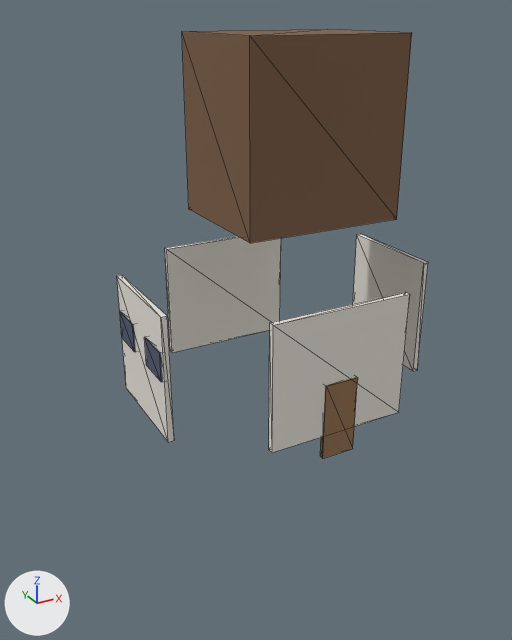
Renders of the glTF model modeles/generes/maison_001_v1.glb from each side of a commit.
Both versions are drawn from a 50 mm lens placed at (-3.57, -6.04, 4.44), pointed at (-0.62, -0.68, 1.76). Every picture has the same lights, and +X, +Y and +Z are marked at lower left. The first picture is the older version. Mesh edges are drawn as thin lines. Vertices at exactly the same position are counted once.

Before the edit, the objects in view are built like this:
```python
mat_fenetre = principled_material('fenetre')
mat_fenetre.base_color = (0.08, 0.1, 0.16)  # dark blue #50596f
mat_fenetre.roughness = 0.6
me_cube_005 = bpy.data.meshes.new('Cube.005')
me_cube_005.from_pydata(...)  # a box spanning x -0.8..0.8, y -0.9..0.4, z -0.82..0.82, material slot 0; a box spanning x -0.75..0.75, y -1.23..-1.17, z -2.78..-1.48, material slot 1; a box spanning x -0.75..0.75, y 1.17..1.23, z -2.78..-1.48, material slot 1; a box spanning x -1.53..-1.47, y -0.6..0.6, z -2.78..-1.48, material slot 1; a box spanning x 1.47..1.53, y -0.6..0.6, z -2.78..-1.48, material slot 1; a box spanning x -0.18..0.18, y -1.25..-1.2, z -3.02..-2.22, material slot 2; a box spanning x -1.54..-1.5, y -0.56..-0.17, z -2.14..-1.85, material slot 3; a box spanning x -1.54..-1.5, y 0.17..0.56, z -2.14..-1.85, material slot 3
me_cube_005.materials.append(mat_dark_wood)  # brown #7c5d45
me_cube_005.materials.append(mat_plaster)  # white #eae6dd
me_cube_005.materials.append(mat_porte)  # brown #957350
me_cube_005.materials.append(mat_fenetre)  # dark blue #50596f
ob_maison = bpy.data.objects.new('maison', me_cube_005)
ob_maison.location = (0.0, 0.0, 3.42)
```
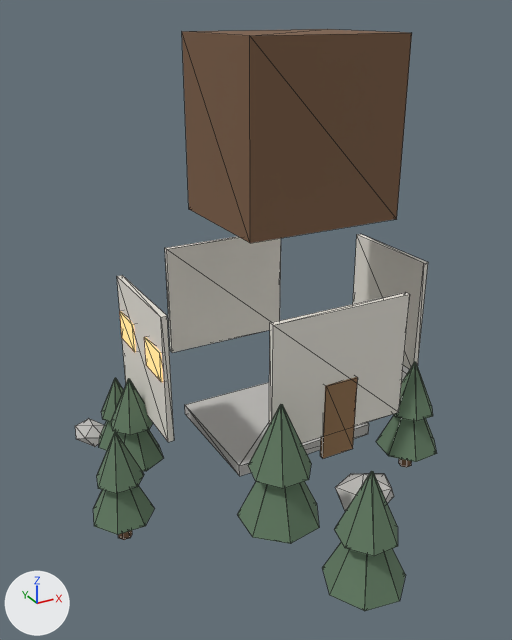
What differs and where, as boxes (x1, y1, x2, y2) in the pictures (512 x 640 px):
'maison', surface changed, reshaped (16% wider, 36% taller): before (117, 29, 428, 458); after (75, 29, 437, 611)
part 1 of me_cube_005, added: after (118, 530, 132, 540)
part 2 of me_cube_005, added: after (399, 459, 412, 467)
part 3 of me_cube_005, added: after (185, 382, 369, 476)
part 4 of me_cube_005, added: after (117, 430, 164, 471)
part 5 of me_cube_005, added: after (111, 379, 153, 435)
part 6 of me_cube_005, added: after (93, 485, 155, 535)
part 7 of me_cube_005, added: after (97, 432, 144, 494)
part 8 of me_cube_005, added: after (376, 415, 437, 462)
part 9 of me_cube_005, added: after (393, 362, 433, 421)
part 10 of me_cube_005, added: after (322, 542, 406, 611)
part 11 of me_cube_005, added: after (334, 471, 398, 556)
part 12 of me_cube_005, added: after (237, 481, 319, 544)
part 13 of me_cube_005, added: after (248, 404, 311, 489)
part 14 of me_cube_005, added: after (99, 421, 118, 451)
part 15 of me_cube_005, added: after (102, 378, 123, 422)
part 16 of me_cube_005, added: after (335, 474, 394, 511)
part 17 of me_cube_005, added: after (75, 419, 104, 447)
part 18 of me_cube_005, added (mostly hidden): after (402, 365, 409, 381)

Edits to the bpy script that builds the scene:
```text
Change mat_fenetre:
    add mat_fenetre.emission_strength = 1.36
Change me_cube_005:
    remove me_cube_005.from_pydata(...)  # 64 vertices, 96 faces; spans x -1.54..1.53, y -1.25..1.23, z -3.02..0.82
    add me_cube_005.from_pydata(...)  # 360 vertices, 600 faces; spans x -2.37..2.17, y -2.87..1.23, z -3.56..0.82
    me_cube_005 part 1: a new loose piece, a 7-sided cylinder along z spanning x -2.15..-2.01, y -0.83..-0.7, z -3.54..-2.99, in mat_dark_wood (brown #7c5d45)
    me_cube_005 part 2: a new loose piece, a 7-sided cylinder along z spanning x 0.9..1.03, y -1.23..-1.1, z -3.52..-2.97, in mat_dark_wood (brown #7c5d45)
    me_cube_005 part 3: a new loose piece, a box spanning x -0.82..0.82, y -0.69..0.69, z -3.36..-3.23, in mat_stone (light grey #c4c2bf)
    me_cube_005 part 4: a new loose piece, a 7-sided cut cone along z (radius 0.31 at the low end, 0.01 at the high end) spanning x -1.96..-1.37, y -0.26..0.32, z -3.28..-2.64, in mat_feuillage (greyish green #657e65)
    me_cube_005 part 5: a new loose piece, a 7-sided cut cone along z (radius 0.23 at the low end, 0.01 at the high end) spanning x -1.89..-1.44, y -0.16..0.27, z -2.87..-2.36, in mat_feuillage (greyish green #657e65)
    me_cube_005 part 6: a new loose piece, a 7-sided cut cone along z (radius 0.3 at the low end, 0.01 at the high end) spanning x -2.37..-1.79, y -1.04..-0.47, z -3.28..-2.67, in mat_feuillage (greyish green #657e65)
    me_cube_005 part 7: a new loose piece, a 7-sided cut cone along z (radius 0.22 at the low end, 0.01 at the high end) spanning x -2.3..-1.86, y -0.97..-0.55, z -2.89..-2.4, in mat_feuillage (greyish green #657e65)
    me_cube_005 part 8: a new loose piece, a 7-sided cut cone along z (radius 0.33 at the low end, 0.01 at the high end) spanning x 0.65..1.29, y -1.47..-0.84, z -3.26..-2.58, in mat_feuillage (greyish green #657e65)
    me_cube_005 part 9: a new loose piece, a 7-sided cut cone along z (radius 0.25 at the low end, 0.01 at the high end) spanning x 0.72..1.21, y -1.39..-0.92, z -2.83..-2.28, in mat_feuillage (greyish green #657e65)
    me_cube_005 part 10: a new loose piece, a 7-sided cut cone along z (radius 0.35 at the low end, 0.01 at the high end) spanning x -0.98..-0.31, y -2.87..-2.19, z -3.25..-2.52, in mat_feuillage (greyish green #657e65)
    me_cube_005 part 11: a new loose piece, a 7-sided cut cone along z (radius 0.26 at the low end, 0.01 at the high end) spanning x -0.89..-0.37, y -2.77..-2.27, z -2.79..-2.21, in mat_feuillage (greyish green #657e65)
    me_cube_005 part 12: a new loose piece, a 7-sided cut cone along z (radius 0.39 at the low end, 0.01 at the high end) spanning x -1.21..-0.46, y -1.92..-1.16, z -3.24..-2.42, in mat_feuillage (greyish green #657e65)
    me_cube_005 part 13: a new loose piece, a 7-sided cut cone along z (radius 0.29 at the low end, 0.01 at the high end) spanning x -1.13..-0.56, y -1.81..-1.25, z -2.72..-2.07, in mat_feuillage (greyish green #657e65)
    me_cube_005 part 14: a new loose piece of 14 vertices spanning x -1.94..-1.44, y 0.19..0.69, z -3.3..-2.76, in mat_feuillage (greyish green #657e65)
    me_cube_005 part 15: a new loose piece of 14 vertices spanning x -1.87..-1.5, y 0.26..0.63, z -2.96..-2.53, in mat_feuillage (greyish green #657e65)
    me_cube_005 part 16: 12 vertices added at x -0.17..0.44, y -1.84..-1.24, z -3.52..-3.16
    me_cube_005 part 17: 12 vertices added at x -2.08..-1.71, y 0.65..1.05, z -3.47..-3.27
    me_cube_005 part 18: 12 vertices added at x 1.47..2.17, y -0.01..0.6, z -3.52..-3.1
    other edits to the shape of me_cube_005 do not show in these pictures
    add me_cube_005.materials.append(mat_stone)  # light grey #c4c2bf
    add me_cube_005.materials.append(mat_feuillage)  # greyish green #657e65
```
